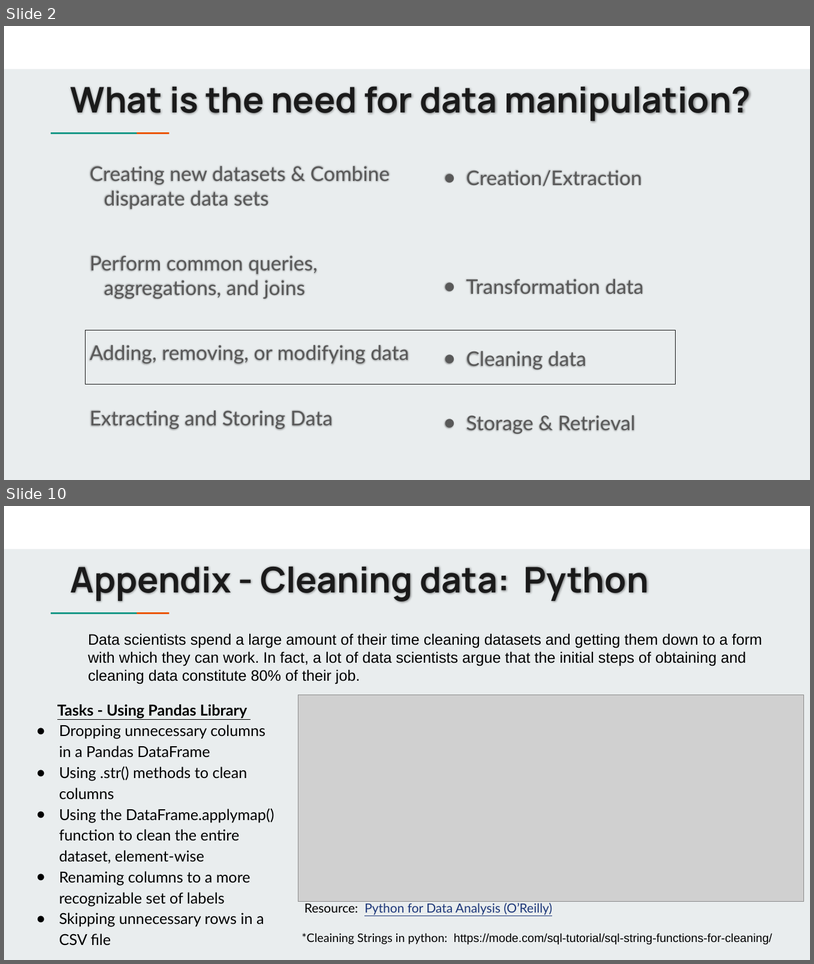
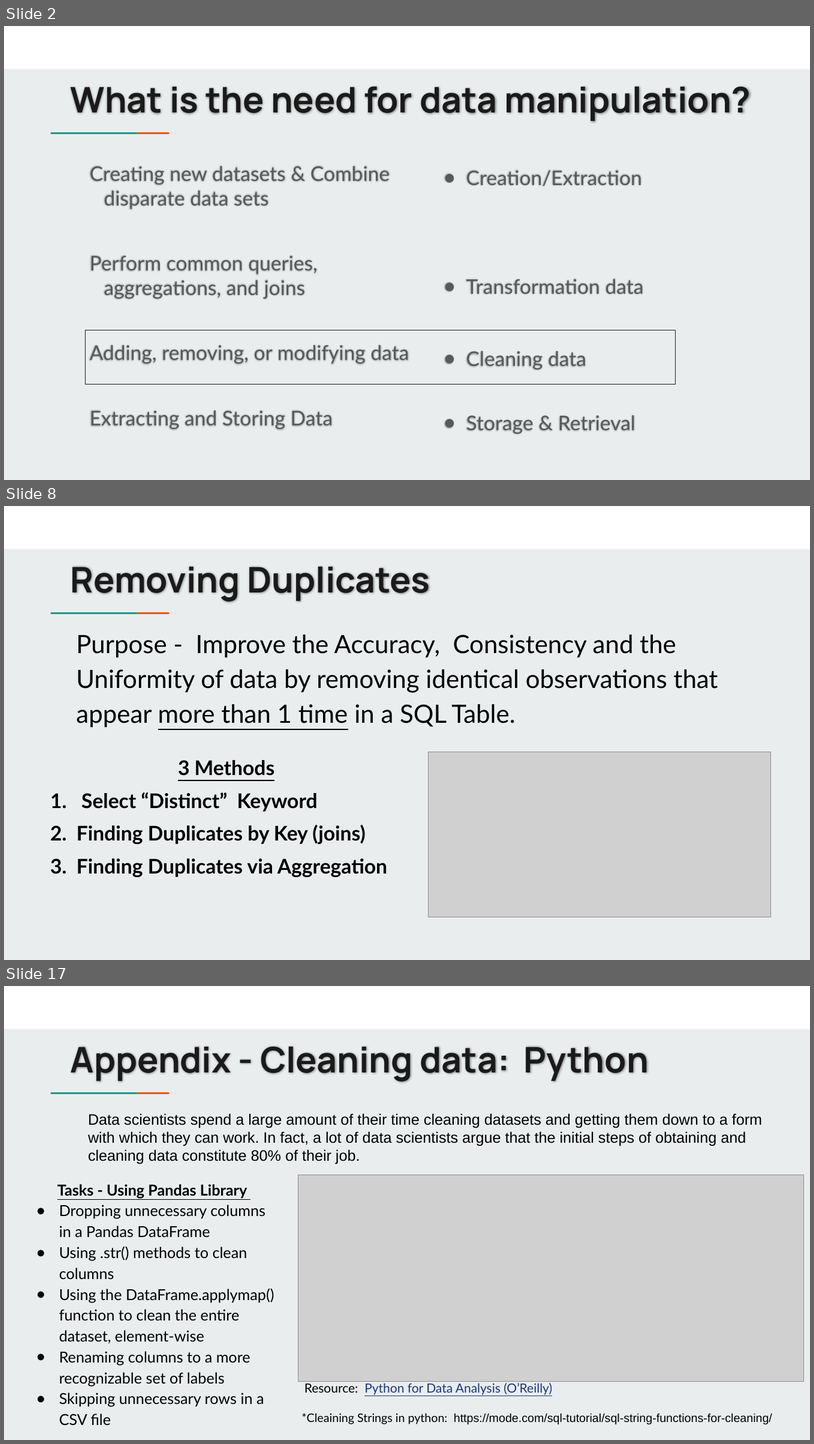
Before and after one commit to jbergmann56/OSDA-DataManipulationAndManagement, a slide deck: Lectures/Cleaning Data Using SQL (5).pptx. Shown one above the other, each under a label of ours: slides 2 and 10 before the commit, slides 2, 8 and 17 after it; the slides between them are not shown. The pictures are 814x964 and 814x1444 pixels, drawn with LibreOffice and Linux fonts; fonts in the diff are those of the drawing; grey boxes stand for pictures. Boxes give left, top, right and bottom in pixels: in the first picture for what was removed or moved away, otherwise in the second. Text is boxed around its words. In the diff, an @@ line names an element or a change of style, - is before the commit and + after.

```diff
--- a/Lectures/Cleaning Data Using SQL (5).pptx
+++ b/Lectures/Cleaning Data Using SQL (5).pptx
@@ slide 8 added at [4,506,810,960], background #E9EDEE; not listed: 3 template elements that a slide beside it also shows @@
@@ title added at [71,566,430,602], 42 pt, text #1A1A1A, bold @@
+Removing Duplicates
@@ text added at [76,634,718,727], 30 pt, text #000000 @@
+Purpose - Improve the Accuracy, Consistency and the Uniformity of data by removing identical observations that appear more than 1 time in a SQL Table.
@@ picture added at [429,751,771,917] @@
@@ text added at [50,760,387,877], 24 pt, text #000000, bold @@
+3 Methods
+1. Select “Distinct” Keyword
+2. Finding Duplicates by Key (joins)
+3. Finding Duplicates via Aggregation
@@ what was slide 10 is now slide 17 @@
```
Also in this commit, not shown: 4 slides changed, 9 other slides added, 3 slides removed, 9 other files.
